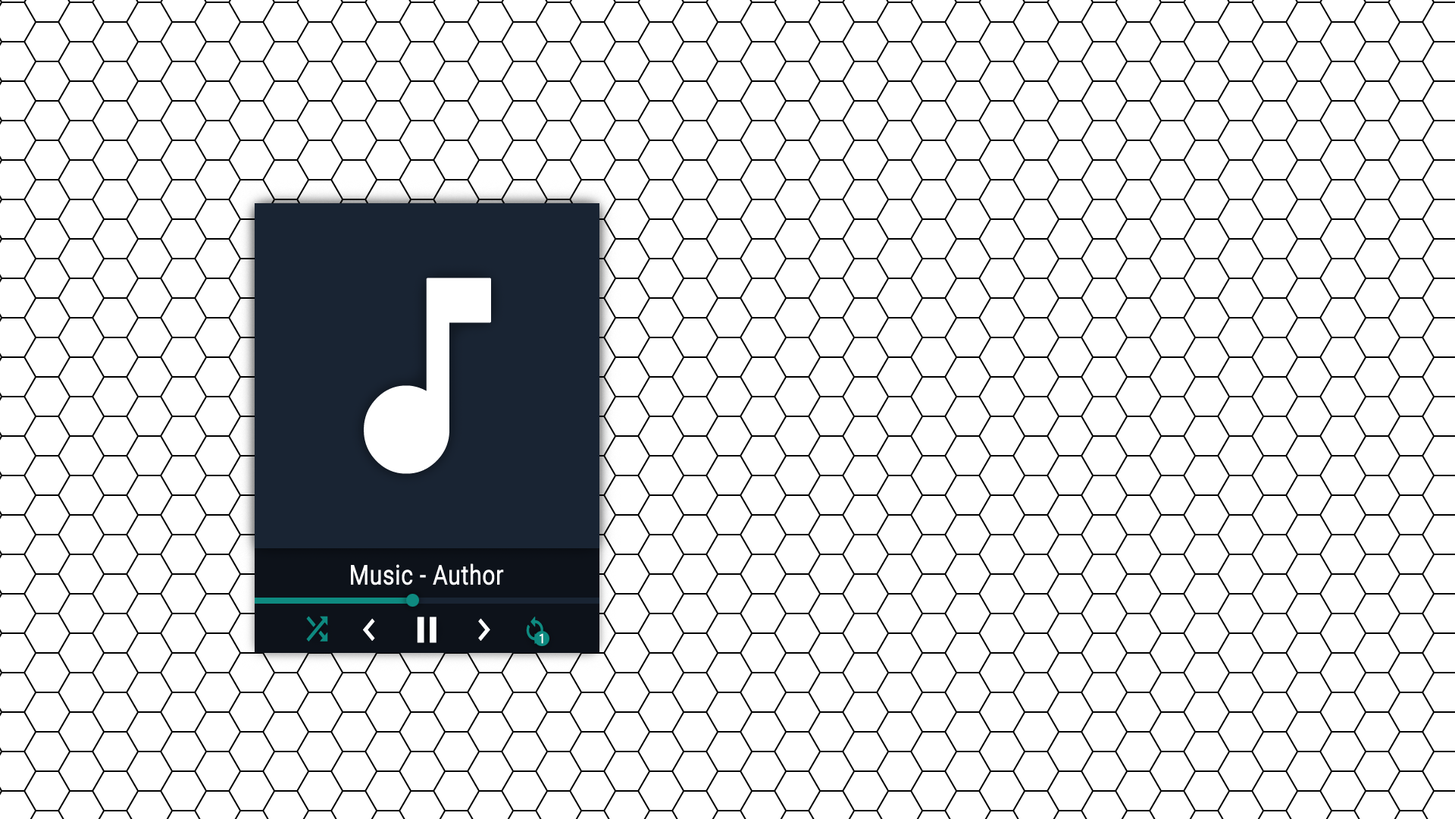
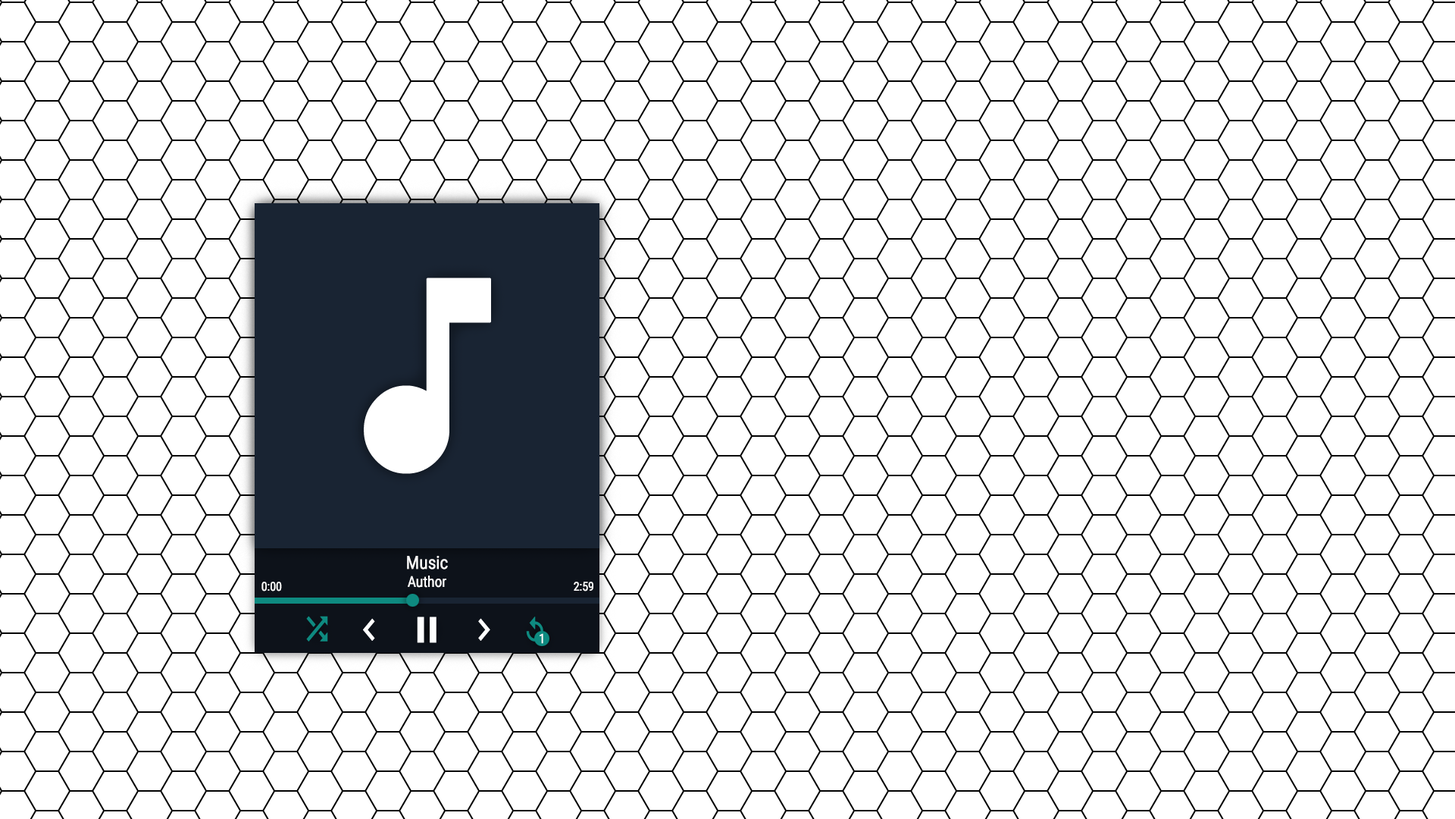
Comparing the layer stacks of the two 1455×819 images. Changes:
removed layer "Music - Author" from group "play state" over [350, 563, 505, 586]
added layer "2:59 - end" in group "play state" over [573, 581, 594, 592]
added layer "0:00 - end" in group "play state" over [261, 581, 282, 592]
added layer "Music Author" in group "play state" over [407, 555, 448, 588]
renamed "loop" to "replay", painted on it over [526, 618, 544, 644]
